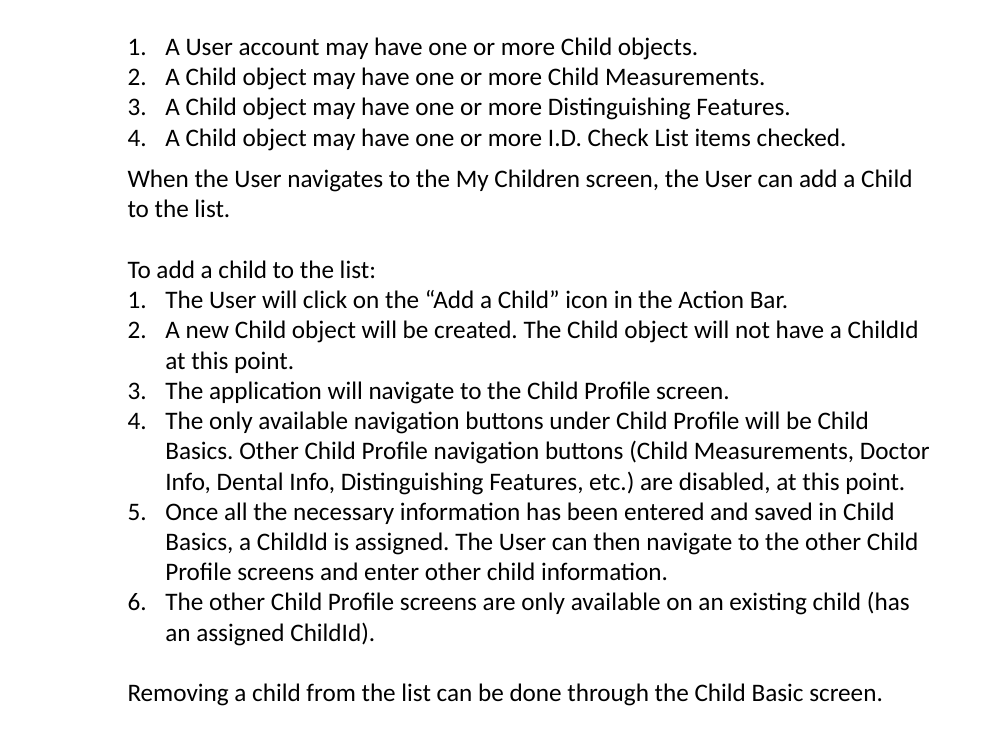
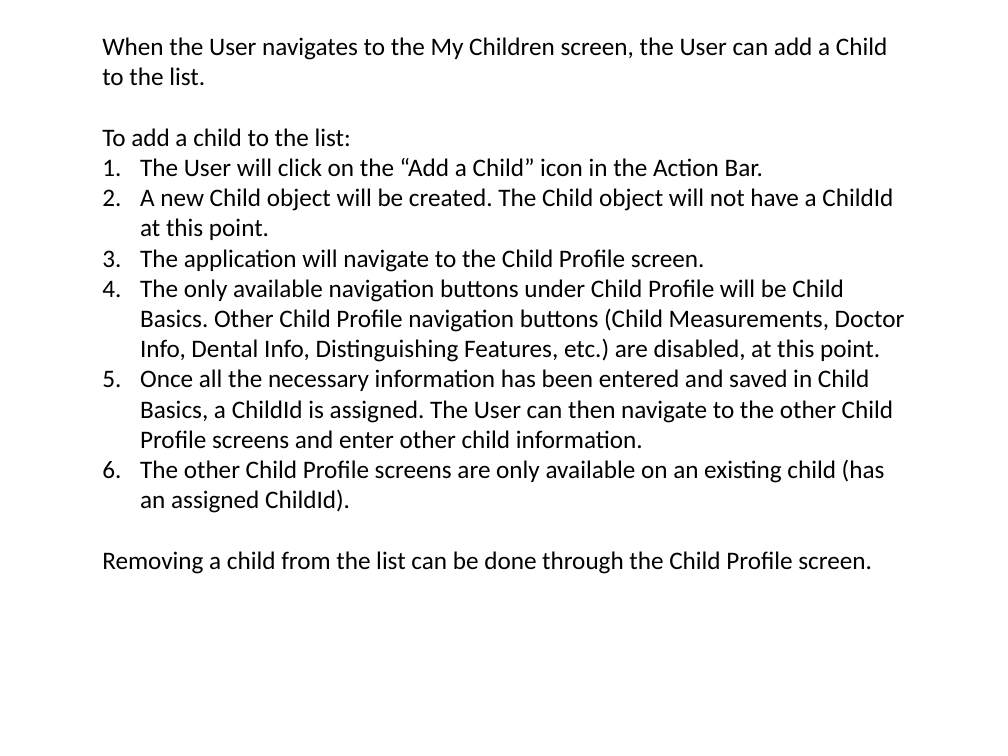
Before and after one commit to Magenic/MissingChildrenMinnesota, a slide deck: slide 5 of Docs/MCM Application Flow.pptx (slide 4 before the commit). Drawn at 1008x756 pixels with LibreOffice and Linux fonts; fonts in the diff are those of the drawing. Boxes give left, top, right and bottom in pixels: in the first picture for what was removed or moved away, otherwise in the second. Text is boxed around its words. In the diff, an @@ line names an element or a change of style, - is before the commit and + after.

Commit message:
Updated to reflect current thinking of how the application should behave.

```diff
--- a/Docs/MCM Application Flow.pptx
+++ b/Docs/MCM Application Flow.pptx
@@ text "When the User navigates to ...": place and size @@
-text "When the User navigates to ..." at box(128, 169, 930, 706)
+text "When the User navigates to ..." at box(102, 37, 905, 574)
@@ text removed at box(165, 37, 847, 151) @@
-1. A User account may have one or more Child objects.
-2. A Child object may have one or more Child Measurements.
-3. A Child object may have one or more Distinguishing Features.
-4. A Child object may have one or more I.D. Check List items checked.
@@ text at box(102, 551, 872, 574): text changed @@
-Removing a child from the list can be done through the Child Basic screen.
+Removing a child from the list can be done through the Child Profile screen.
```
Also in this commit, not shown: 3 other slides changed, 4 slides added, 3 slides removed.
